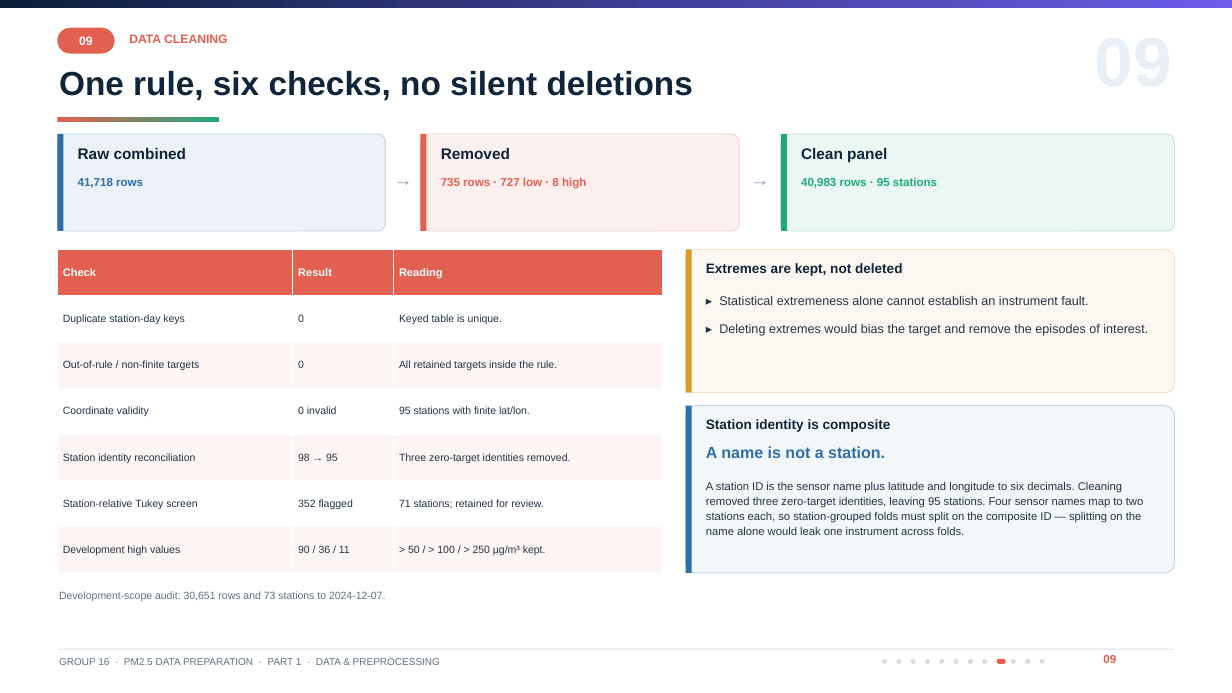
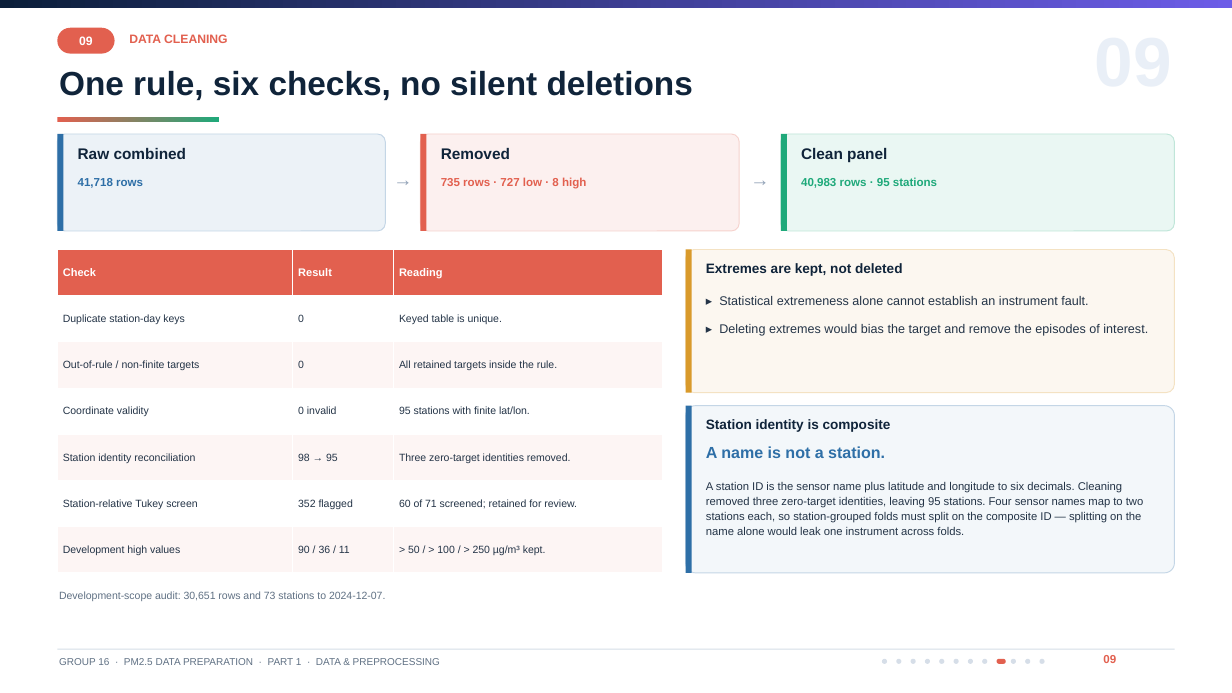
Before and after one commit to mohanedislam9285/part1, a slide deck: slide 9 of presentation/Part_1_Presentation.pptx. Drawn at 1232x693 pixels with LibreOffice and Linux fonts; fonts in the diff are those of the drawing. Boxes give left, top, right and bottom in pixels: in the first picture for what was removed or moved away, otherwise in the second. Text is boxed around its words. In the diff, an @@ line names an element or a change of style, - is before the commit and + after.

```diff
--- a/presentation/Part_1_Presentation.pptx
+++ b/presentation/Part_1_Presentation.pptx
@@ table at (x1=57, y1=250, x2=663, y2=573) @@
-row 6, column 3: 71 stations; retained for review.
+row 6, column 3: 60 of 71 screened; retained for review.
```
Also in this commit, not shown: 1 other slide changed, 2 other files.
